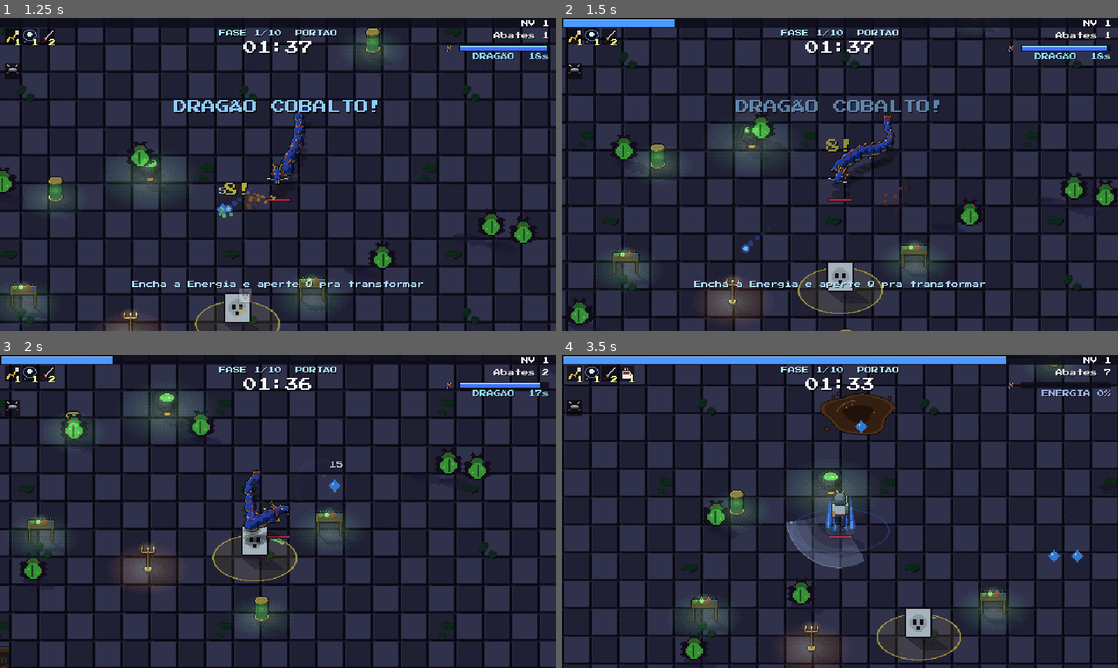
Above: before the commit, frames 1-4 (two rows, left to right).
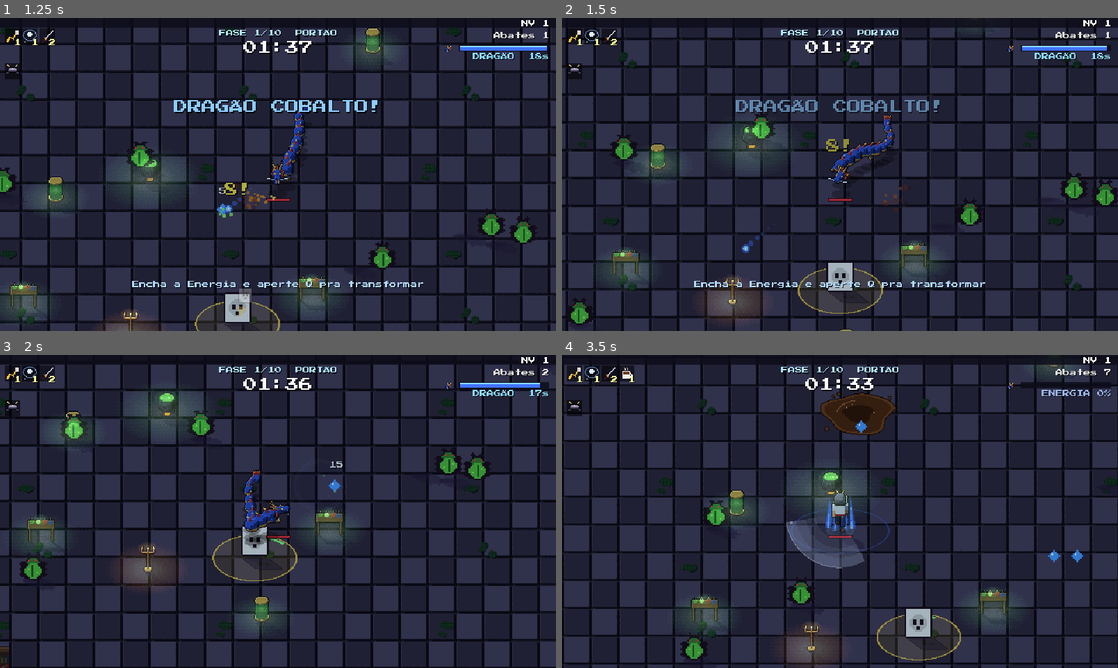
Above: after the commit, the same moments.

Repository: brenoalmeidatec/KIKIU-Survival
Game: Godot game, scene res://testes/transformacao.tscn
Same seed, same stepped clock (60 frames per second), same inputs: the game is played once before the commit and once after it. This scene is started directly instead of the project's main scene.
Inputs:
- Up to frame 1 (1.25 s): tap Enter at 0.5 s; hold D from 0.53 s (still down); tap 1 at 0.6 s; tap Space at 0.77 s
- Up to frame 2 (1.5 s): release D at 1.28 s; hold S from 1.28 s (still down); tap Shift at 1.35 s
- Up to frame 3 (2 s): keep holding S; tap Space at 1.52 s
- Up to frame 4 (3.5 s): release S at 2.03 s; hold D 2.03-2.78 s; tap Enter at 2.1 s; hold W from 2.78 s (still down); tap Keypad Enter at 2.85 s; tap Space at 3.02 s

Frame 1 is identical in both runs. In frame 2, 0.5% of the frame differs, in the area x 0-21%, y 0-3%; in frame 3, 0.5%; in frame 4, 1.9%, in the area x 0-80%, y 0-3%.

Commit message:
LOGBOOK com merge=union e teste do dragão sem cartas no meio
Co-Authored-By: Claude Opus 5.5 <noreply@anthropic.com>

Diff:
--- a/jogos/hordas/projeto/testes/transformacao.gd
+++ b/jogos/hordas/projeto/testes/transformacao.gd
@@ -37,6 +37,7 @@
 	a.armas.adicionar("katana")
 	a.armas.subir("katana")
 	a.equipamentos["cabeca"] = "cabeca_guerreiro"
+	a.xp = -1.0e12   # sem subir de nível: o robô escolheria cartas nas esperas e mudaria a build no meio do teste
 	a.atualizar_visual()
 	await esperar(0.1)
 	var antes := JSON.stringify(a.armas.lista.map(func(x): return [x.id, x.nivel]))
Not shown, changed: .gitattributes
Not shown, changed: LOGBOOK.md
